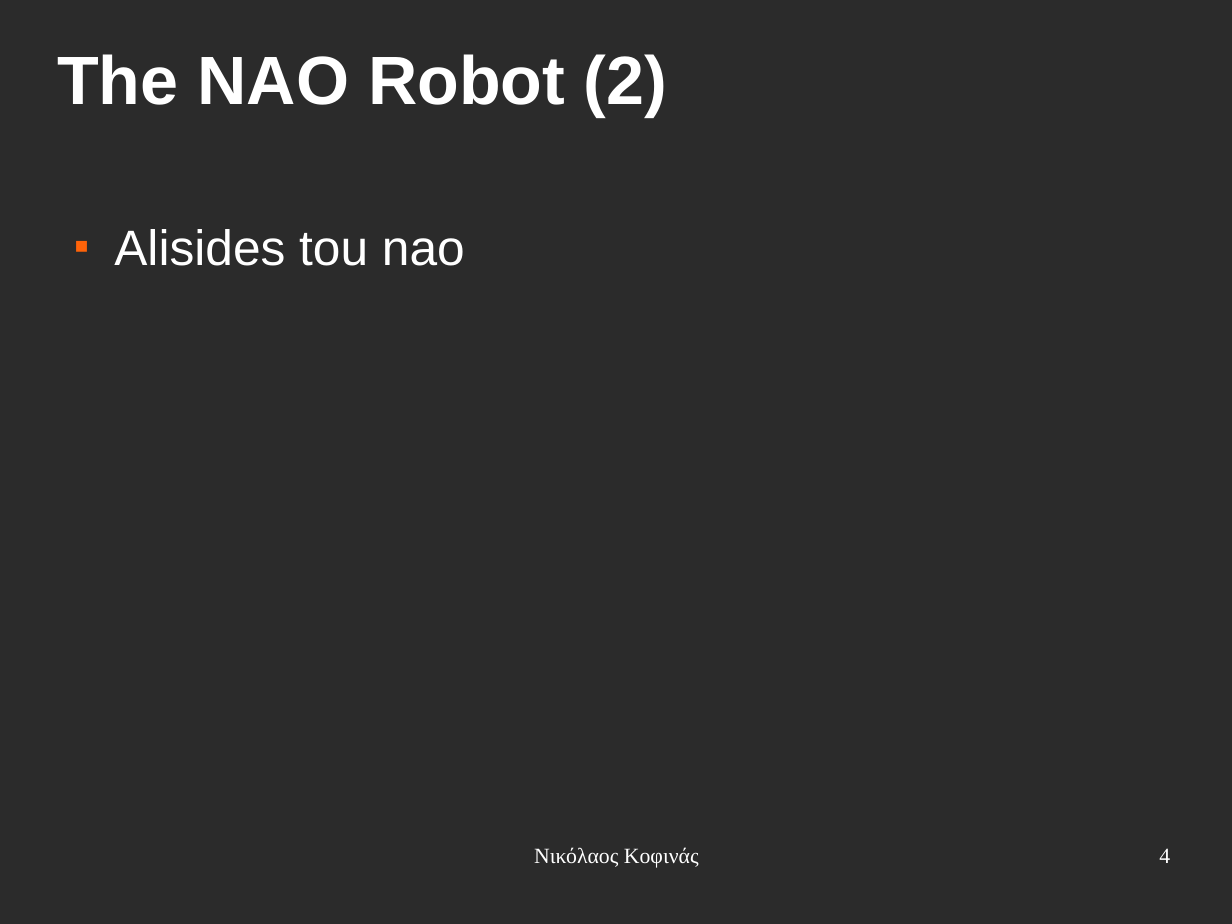
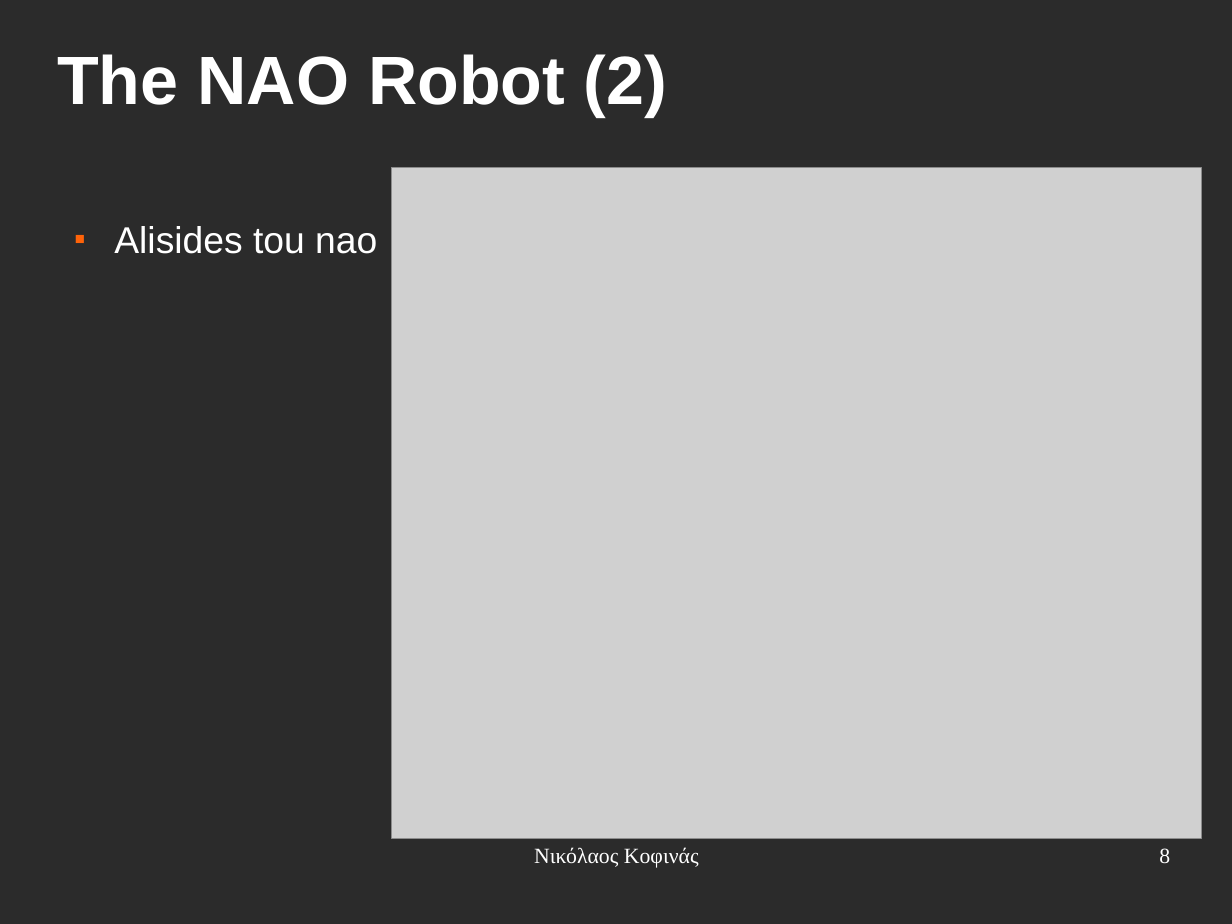
Before and after one commit to eldr4d/MyThesis, a slide deck: slide 8 of presentation.odp (slide 4 before the commit). Drawn at 1232x924 pixels with LibreOffice and Linux fonts; fonts in the diff are those of the drawing; grey boxes stand for pictures; background and template pictures are left out; a plain dark background stands for a picture behind light text. Boxes give left, top, right and bottom in pixels: in the first picture for what was removed or moved away, otherwise in the second. Text is boxed around its words. In the diff, an @@ line names an element or a change of style, - is before the commit and + after.

```diff
--- a/presentation.odp
+++ b/presentation.odp
@@ picture added at (391, 168, 1202, 838) @@
@@ text "Alisides tou nao" at (114, 226, 377, 254): size 32 to 24 pt @@
@@ page number at (1159, 848, 1170, 864): text changed @@
-4
+8
```
Also in this commit, not shown: 7 other slides changed, 4 slides added.
